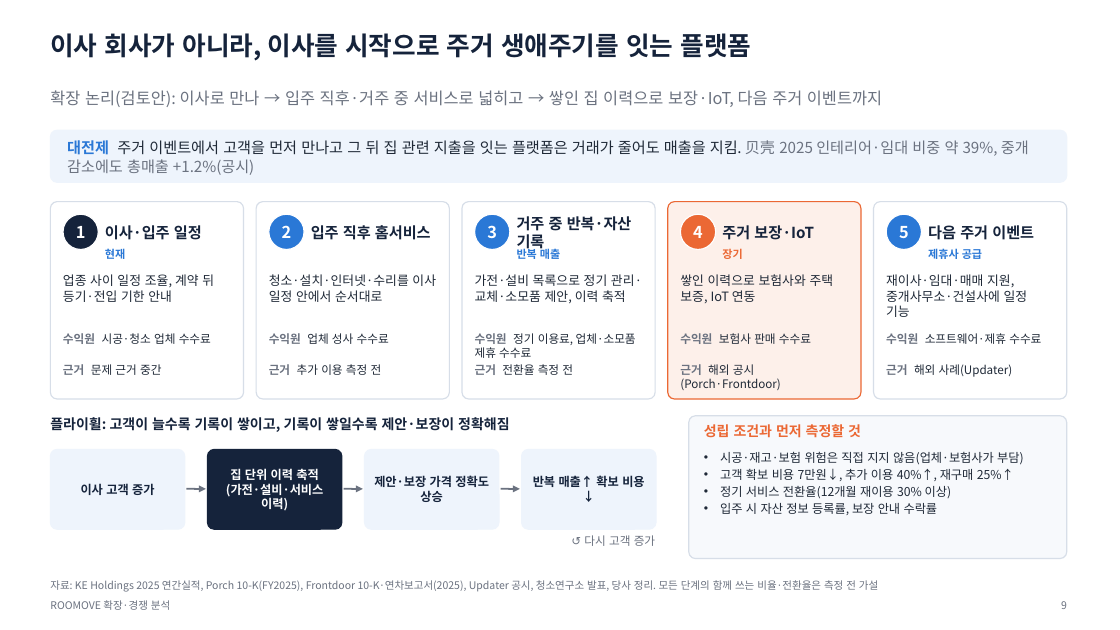
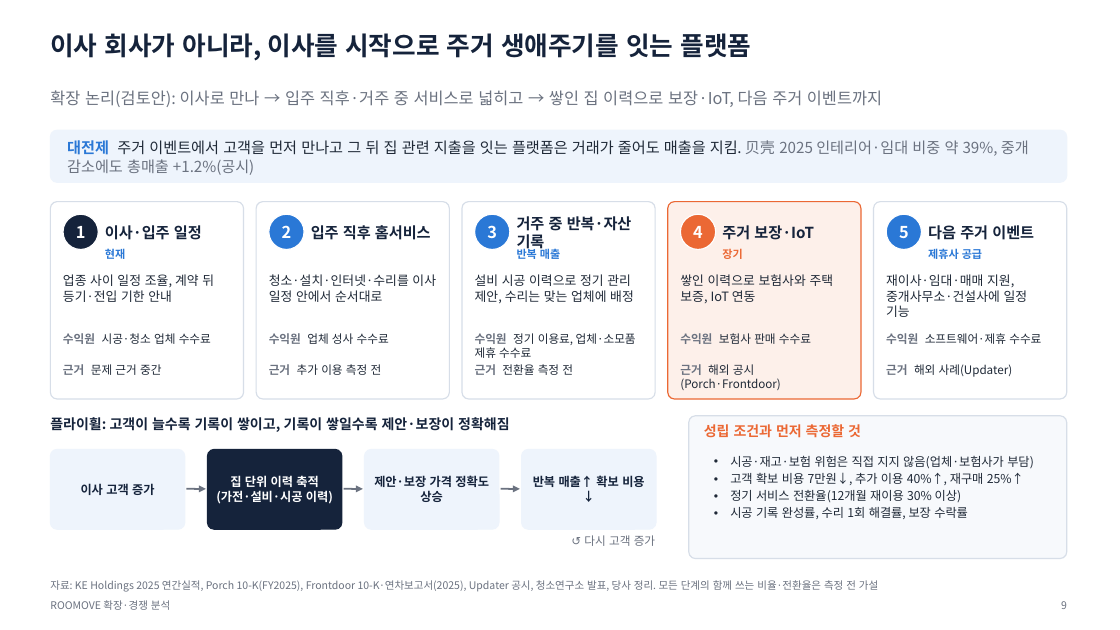
Before and after one commit to stwpst10-collab/teoo, a slide deck: slide 9 of 20-ROOMOVE/산출물/ROOMOVE 확장·경쟁 분석 발표 2026-11-27 v2.pptx. Drawn at 1120x630 pixels with LibreOffice and Linux fonts; fonts in the diff are those of the drawing. Boxes give left, top, right and bottom in pixels: in the first picture for what was removed or moved away, otherwise in the second. Text is boxed around its words. In the diff, an @@ line names an element or a change of style, - is before the commit and + after.

```diff
--- a/20-ROOMOVE/산출물/ROOMOVE 확장·경쟁 분석 발표 2026-11-27 v2.pptx
+++ b/20-ROOMOVE/산출물/ROOMOVE 확장·경쟁 분석 발표 2026-11-27 v2.pptx
@@ text at box(475, 274, 634, 303): text changed @@
-가전·설비 목록으로 정기 관리·교체·소모품 제안, 이력 축적
+설비 시공 이력으로 정기 관리 제안, 수리는 맞는 업체에 배정
@@ text "시공·재고·보험 위험은 직접 지지 않음(업체·보험사가 ...": place and size @@
-text "시공·재고·보험 위험은 직접 지지 않음(업체·보험사가 ..." at box(720, 451, 1024, 515)
+text "시공·재고·보험 위험은 직접 지지 않음(업체·보험사가 ..." at box(730, 455, 1034, 519)
@@ text at box(216, 490, 333, 504): text changed @@
-(가전·설비·서비스 이력)
+(가전·설비·시공 이력)
@@ text at box(730, 507, 968, 519): text changed @@
-• 입주 시 자산 정보 등록률, 보장 안내 수락률
+• 시공 기록 완성률, 수리 1회 해결률, 보장 수락률
```
Also in this commit, not shown: 3 other slides changed, 2 other files.
